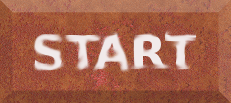
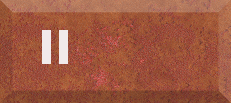
Before/after of a (231, 103) layered artwork. What changed in the layer stack:
added layer "II" above "MENU" over left=42, top=30, right=68, bottom=64
hid "START" over left=33, top=29, right=196, bottom=73
